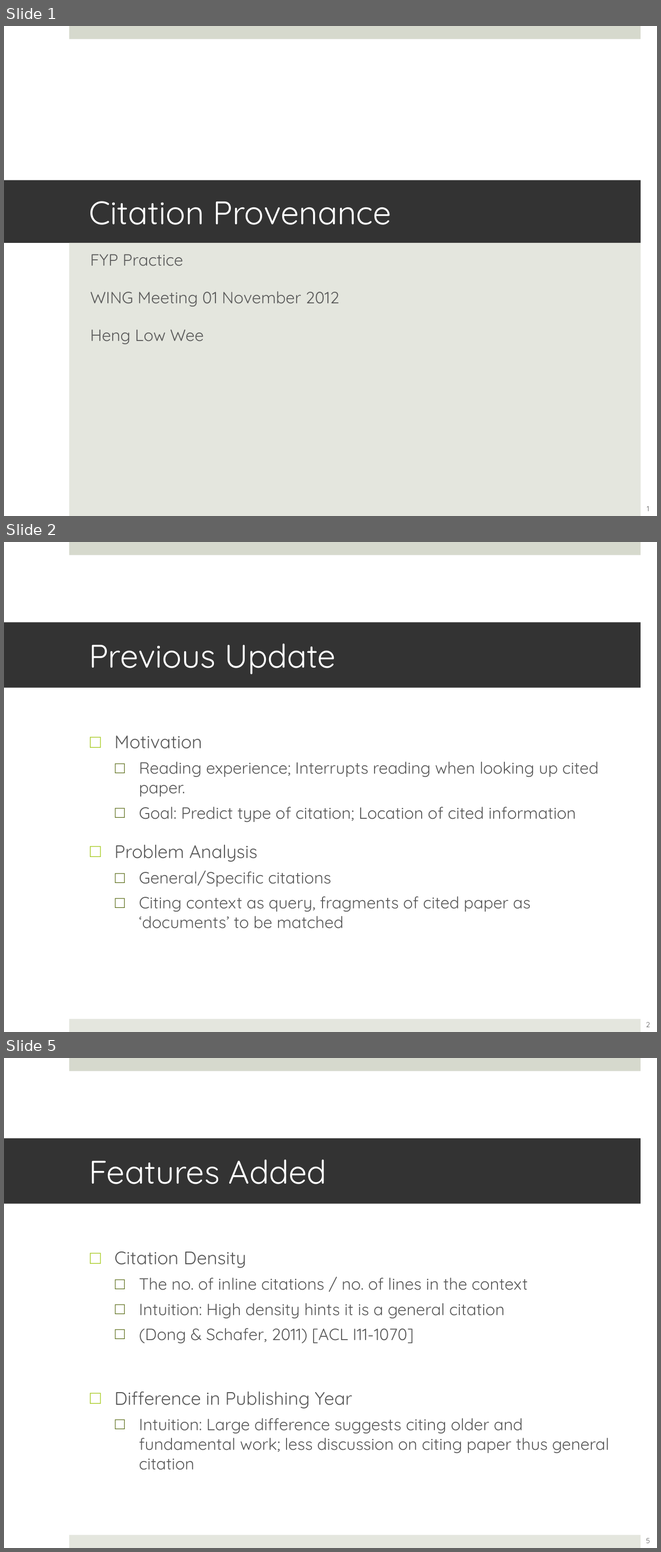
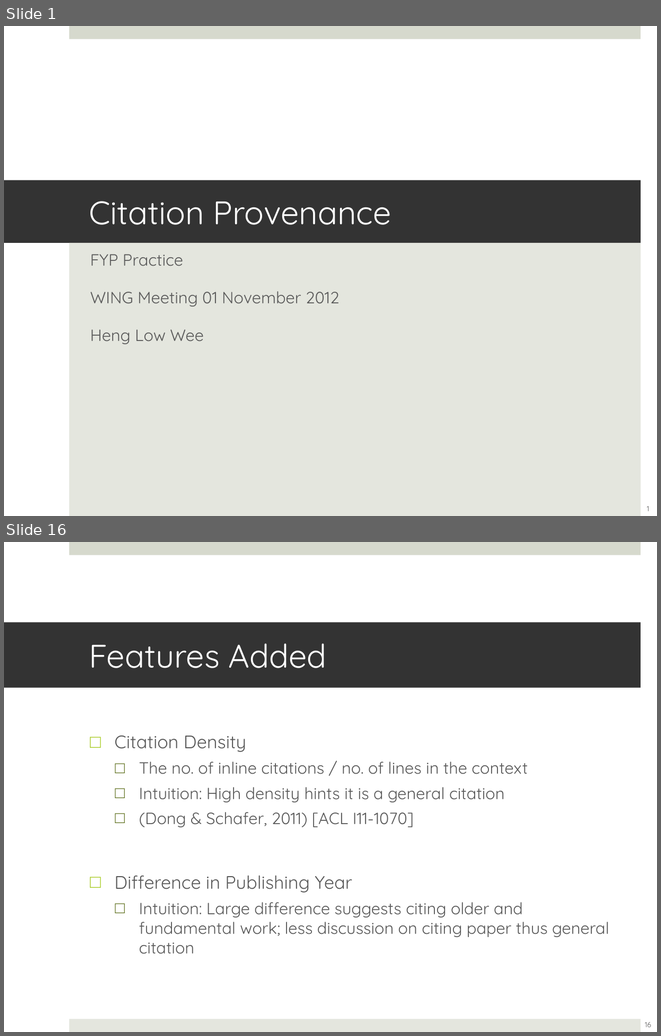
Before and after one commit to lwheng/fyp, a slide deck: presentation/fypupdate-2012-11-01.ppt. Shown one above the other, each under a label of ours: slides 1, 2 and 5 before the commit, slides 1 and 16 after it; the slides between them are not shown. The pictures are 661x1552 and 661x1036 pixels, drawn with LibreOffice and Linux fonts; fonts in the diff are those of the drawing. Boxes give left, top, right and bottom in pixels: in the first picture for what was removed or moved away, otherwise in the second. Text is boxed around its words. In the diff, an @@ line names an element or a change of style, - is before the commit and + after.

```diff
--- a/presentation/fypupdate-2012-11-01.ppt
+++ b/presentation/fypupdate-2012-11-01.ppt
@@ slide 2 removed at [4, 542, 657, 1032], background #FFFFFF; not listed: 2 template elements that a slide beside it also shows @@
@@ title removed at [4, 623, 641, 688] @@
-Previous Update
@@ text removed at [114, 735, 598, 928] @@
-□ Motivation
-  □ Reading experience; Interrupts reading when looking up cited paper.
-  □ Goal: Predict type of citation; Location of cited information
-□ Problem Analysis
-  □ General/Specific citations
-  □ Citing context as query, fragments of cited paper as ‘documents’ to be matched
@@ page number removed at [646, 1022, 650, 1027] @@
-2
@@ what was slide 5 is now slide 16 @@
@@ page number at [645, 1022, 651, 1027]: text changed @@
-5
+16
```
Also in this commit, not shown: 14 slides added, 2 other slides removed, 18 other files.
